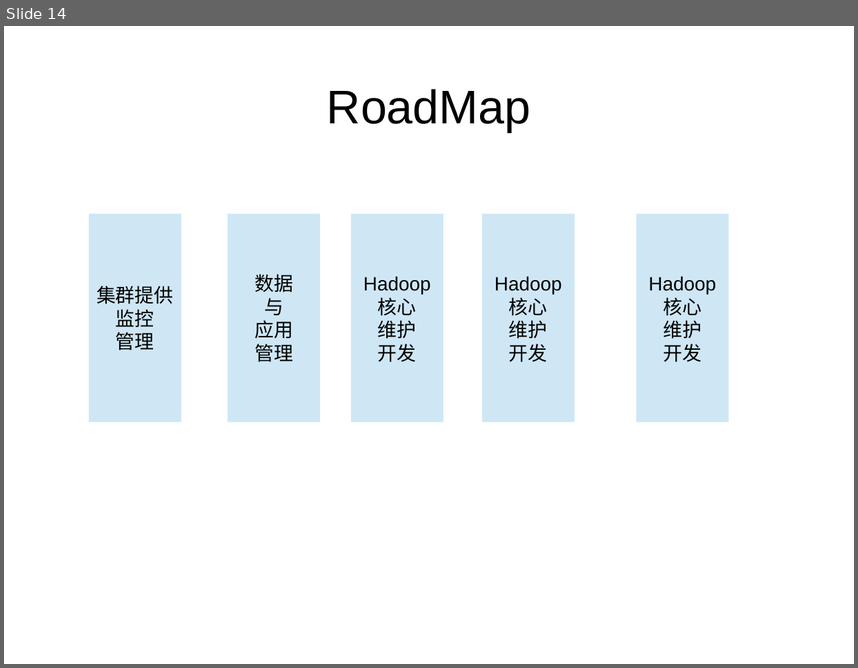
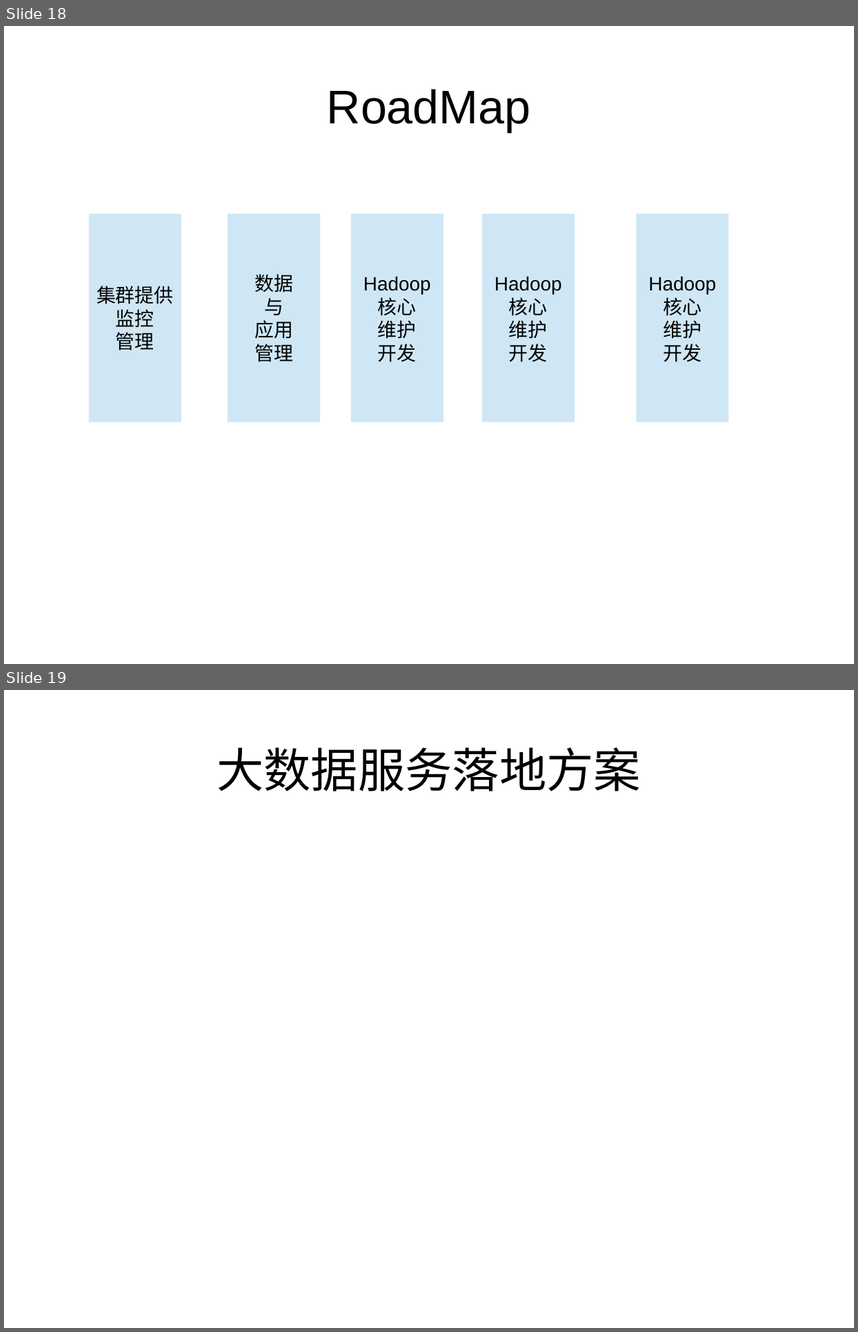
Before and after one commit to zouzhberk/Notes, a slide deck: bigdata/about-bigdata-product.odp. Shown one above the other, each under a label of ours: slide 14 before the commit, slides 18 and 19 after it. The pictures are 858x668 and 858x1332 pixels, drawn with LibreOffice and Linux fonts; fonts in the diff are those of the drawing. Boxes give left, top, right and bottom in pixels: in the first picture for what was removed or moved away, otherwise in the second. Text is boxed around its words. In the diff, an @@ line names an element or a change of style, - is before the commit and + after.

```diff
--- a/bigdata/about-bigdata-product.odp
+++ b/bigdata/about-bigdata-product.odp
@@ slide 19 added at <box>4,690,854,1328</box>, background #FFFFFF @@
@@ title added at <box>217,747,641,791</box>, 44 pt, text #000000 @@
+大数据服务落地方案
@@ what was slide 14 is now slide 18 @@
```
Also in this commit, not shown: 1 slide changed, 5 other slides added, 1 slide removed, 2 other files.
